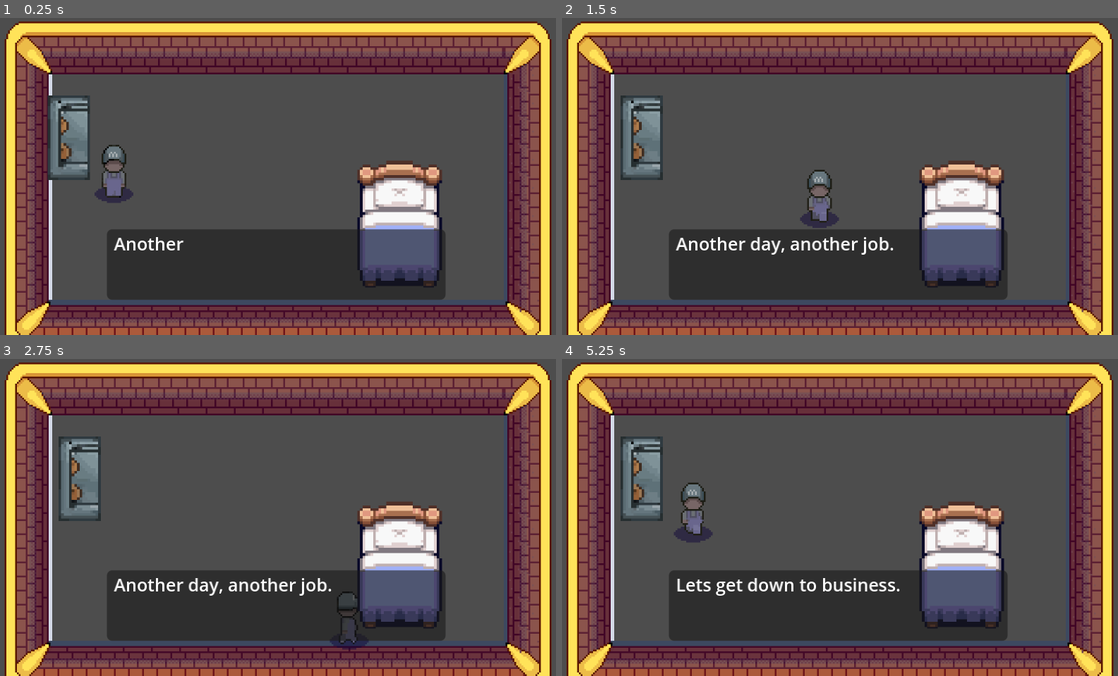
Above: before the commit, frames 1-4 (two rows, left to right).
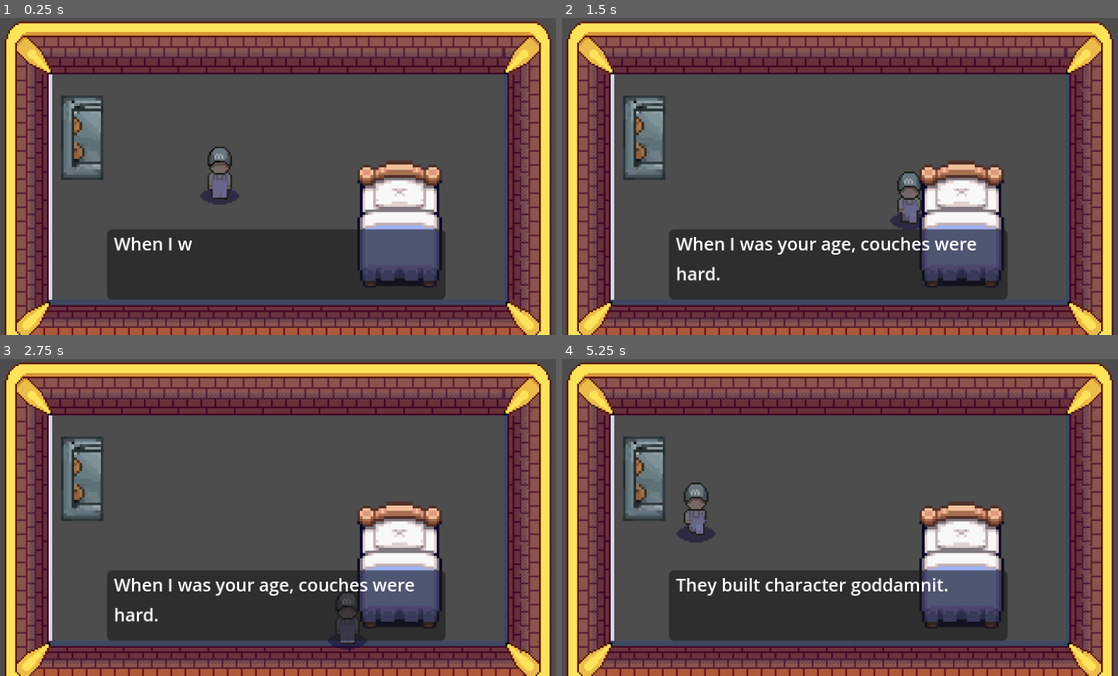
Above: after the commit, the same moments.

Repository: jeanRosa17/project-move-out
Game: Godot game, scene res://Levels/Empty TopDownRoom.tscn
Two runs of this game, one before a commit and one after it. Both use one fixed random seed, a clock stepped at 60 frames per second and the inputs below.
Inputs (mouse positions are in pixels of both pictures, inside the frame that each line leads up to):
- Up to frame 1 (0.25 s): no input
- Up to frame 2 (1.5 s): move the mouse to (962, 160) at 0.52 s; hold Right (MoveRight) 0.53-1.28 s; click (962, 160) at 0.6 s; move the mouse to (728, 192) at 1.27 s; hold S (MoveDown) from 1.28 s (still down); tap Shift (Push-Pull) at 1.35 s
- Up to frame 3 (2.75 s): move the mouse to (333, 447) at 2.02 s; release S (MoveDown) at 2.03 s; hold Right (MoveRight) from 2.03 s (still down); right-click (333, 447) at 2.1 s
- Up to frame 4 (5.25 s): move the mouse to (812, 580) at 2.77 s; release Right (MoveRight) at 2.78 s; hold W (MoveUp) 2.78-3.53 s; click (812, 580) at 2.85 s; move the mouse to (1006, 565) at 3.52 s; hold Shift (Push-Pull) 3.53-4.28 s; hold Left (MoveLeft) 3.53-5.03 s; move the mouse to (673, 469) at 4.27 s; right-click (673, 469) at 4.35 s; move the mouse to (867, 517) at 5.02 s; hold S (MoveDown) from 5.03 s (still down); click (867, 517) at 5.1 s

The runs differ from the first frame. In frame 1, 3.5% of the frame differs, in the area x 8-44%, y 24-74%; in frame 2, 3.4%; in frame 3, 2.3%; in frame 4, 2.3%.
Error after the commit: Assertion failed: Current line is empty. (res://Levels/Dialogue.gd:73)

Commit message:
Added the DialogueTag resource
* Removed the old Animated Sprite2d

Diff:
--- a/Levels/Dialogue.gd
+++ b/Levels/Dialogue.gd
@@ -1,10 +1,11 @@
-class_name Dialogue
+class_name DialogueManager
 extends Label
 
 ## File path to the Dialogue script
 @export var dialogueScriptPath: StringName = "res://Narrative/SampleText.txt"
+var dialogueTag: StringName = "couch" ## The tag of text within the dialogueScript
+
 var dialogueScript: String ## The file contents of the dialogueScriptPath
-var dialogueTag: StringName = "start" ## The tag of text within the dialogueScript
 var lineCounter: int = 0 ## the current line within the dialogue tag
 var charCounter: int ## the current character within the current line
 var timer: Timer ## timer for typewriting effect
@@ -18,6 +19,7 @@
 	";" : 0.25,
 	":" : 0.25
 }
+
 @warning_ignore("untyped_declaration")
 var jumpToTag = null
 var quitting: bool = false
@@ -35,6 +37,16 @@
 		Exception.new("Given Dialogue Script does not exist")
 	else:
 		self.startDialogue()
+
+## Sets the dialogue tag and script to the one given in the dTag. It then
+## starts the DialogueManager using those
+func setDialogueTo(dTag:DialogueTag) -> void:
+	if (dTag == null):
+		Exception.new("dTag is set to null.")
+
+	self.dialogueScriptPath = dTag.dialogueScriptPath
+	self.dialogueTag = dTag.dialogueTag
+	self.startDialogue()
 
 #region Dialogue Controls (Start, Restart, )
 ## Begins the dialogue sequence
--- a/Levels/Empty TopDownRoom.tscn
+++ b/Levels/Empty TopDownRoom.tscn
@@ -28,15 +28,15 @@
 tile_map_data = PackedByteArray("AAArABIABQACAAIAAAArABQABQACAAIAAAArABUABQACAAIAAAAzAAkABQACAAIAAAAAAAAABQAAAAAAAAACAA …(816 unchanged characters)…
 tile_set = ExtResource("1_guw12")
 
-[node name="CanvasLayer" type="CanvasLayer" parent="."]
-layer = 3
-follow_viewport_enabled = true
-
-[node name="Sketch" type="Sprite2D" parent="CanvasLayer"]
+[node name="Sketch" type="Sprite2D" parent="."]
 visible = false
 position = Vector2(147.75, 125)
 scale = Vector2(0.5, 0.5)
 texture = ExtResource("2_euv87")
+
+[node name="CanvasLayer" type="CanvasLayer" parent="."]
+layer = 3
+follow_viewport_enabled = true
 
 [node name="Panel" type="Panel" parent="CanvasLayer"]
 offset_left = 63.0
@@ -64,12 +64,12 @@
 layout_mode = 2
 size_flags_horizontal = 4
 theme = SubResource("Theme_iqcmb")
-text = "	Hmm what's that?"
+text = "wFIEE SJ"
 autowrap_mode = 2
 script = ExtResource("3_fqnor")
 
 [node name="Player" parent="." instance=ExtResource("4_p3iwt")]
-position = Vector2(67, 87)
+position = Vector2(127, 88)
 safe_margin = 1.159
 
 [node name="Camera2D" parent="Player" index="6"]
--- a/Objects/Scripts/Furniture.gd
+++ b/Objects/Scripts/Furniture.gd
@@ -9,6 +9,7 @@
 var isLifting: bool = false
 
 @export var liftPosition:Vector2
+@export var dialogueTag:DialogueTag
 
 func _process(_delta: float) -> void:
 	self.move_and_collide(self.velocity * _delta)
--- a/Player/Player.tscn
+++ b/Player/Player.tscn
@@ -1,7 +1,6 @@
-[gd_scene load_steps=225 format=3 uid="uid://d0yd01mkkwtji"]
+[gd_scene load_steps=145 format=3 uid="uid://d0yd01mkkwtji"]
 
 [ext_resource type="Script" uid="uid://0slq88tkfqsi" path="res://Player/Controller.gd" id="1_ddoul"]
-[ext_resource type="Texture2D" uid="uid://dkh22y1hno0y0" path="res://Assets/Temp Character Spritesheet.png" id="1_tok1r"]
 [ext_resource type="Texture2D" uid="uid://cfrvyuj3bknc0" path="res://Assets/Player_Sprite/idle.png" id="2_7uipr"]
 [ext_resource type="Texture2D" uid="uid://bnmcqih2l4enf" path="res://Assets/Player_Sprite/mover_lift_front.png" id="2_8sa4y"]
 [ext_resource type="Texture2D" uid="uid://cqguipmcnrdn1" path="res://Assets/Shadow.png" id="2_yifbt"]
@@ -956,687 +955,6 @@
 "speed": 10.0
 }]
 
-[sub_resource type="AtlasTexture" id="AtlasTexture_8g4oa"]
-atlas = ExtResource("1_tok1r")
-region = Rect2(0, 0, 36, 36)
-
-[sub_resource type="AtlasTexture" id="AtlasTexture_6ysni"]
-atlas = ExtResource("1_tok1r")
-region = Rect2(36, 0, 36, 36)
-
-[sub_resource type="AtlasTexture" id="AtlasTexture_vlldt"]
-atlas = ExtResource("1_tok1r")
-region = Rect2(72, 0, 36, 36)
-
-[sub_resource type="AtlasTexture" id="AtlasTexture_s1rgi"]
-atlas = ExtResource("1_tok1r")
-region = Rect2(108, 0, 36, 36)
-
-[sub_resource type="AtlasTexture" id="AtlasTexture_j23h2"]
-atlas = ExtResource("1_tok1r")
-region = Rect2(0, 36, 36, 36)
-
-[sub_resource type="AtlasTexture" id="AtlasTexture_0j2ni"]
-atlas = ExtResource("1_tok1r")
-region = Rect2(36, 36, 36, 36)
-
-[sub_resource type="AtlasTexture" id="AtlasTexture_v0k0e"]
-atlas = ExtResource("1_tok1r")
-region = Rect2(72, 36, 36, 36)
-
-[sub_resource type="AtlasTexture" id="AtlasTexture_5wa8t"]
-atlas = ExtResource("1_tok1r")
-region = Rect2(108, 36, 36, 36)
-
-[sub_resource type="AtlasTexture" id="AtlasTexture_p7tob"]
-atlas = ExtResource("1_tok1r")
-region = Rect2(0, 72, 36, 36)
-
-[sub_resource type="AtlasTexture" id="AtlasTexture_dm7nj"]
-atlas = ExtResource("1_tok1r")
-region = Rect2(36, 72, 36, 36)
-
-[sub_resource type="AtlasTexture" id="AtlasTexture_3mea3"]
-atlas = ExtResource("1_tok1r")
-region = Rect2(72, 72, 36, 36)
-
-[sub_resource type="AtlasTexture" id="AtlasTexture_7v5gs"]
-atlas = ExtResource("1_tok1r")
-region = Rect2(108, 72, 36, 36)
-
-[sub_resource type="AtlasTexture" id="AtlasTexture_roy6y"]
-atlas = ExtResource("1_tok1r")
-region = Rect2(144, 216, 36, 36)
-
-[sub_resource type="AtlasTexture" id="AtlasTexture_s0mko"]
-atlas = ExtResource("1_tok1r")
-region = Rect2(144, 252, 36, 36)
-
-[sub_resource type="AtlasTexture" id="AtlasTexture_bgaaw"]
-atlas = ExtResource("1_tok1r")
-region = Rect2(144, 288, 36, 36)
-
-[sub_resource type="AtlasTexture" id="AtlasTexture_8sa4y"]
-atlas = ExtResource("1_tok1r")
-region = Rect2(0, 216, 36, 36)
-
-[sub_resource type="AtlasTexture" id="AtlasTexture_3nb2p"]
-atlas = ExtResource("1_tok1r")
-region = Rect2(36, 216, 36, 36)
-
-[sub_resource type="AtlasTexture" id="AtlasTexture_d7xyo"]
-atlas = ExtResource("1_tok1r")
-region = Rect2(72, 216, 36, 36)
-
-[sub_resource type="AtlasTexture" id="AtlasTexture_evw08"]
-atlas = ExtResource("1_tok1r")
-region = Rect2(108, 216, 36, 36)
-
-[sub_resource type="AtlasTexture" id="AtlasTexture_u5tep"]
-atlas = ExtResource("1_tok1r")
-region = Rect2(0, 252, 36, 36)
-
-[sub_resource type="AtlasTexture" id="AtlasTexture_ps8ct"]
-atlas = ExtResource("1_tok1r")
-region = Rect2(36, 252, 36, 36)
-
-[sub_resource type="AtlasTexture" id="AtlasTexture_7uipr"]
-atlas = ExtResource("1_tok1r")
-region = Rect2(72, 252, 36, 36)
-
-[sub_resource type="AtlasTexture" id="AtlasTexture_yifbt"]
-atlas = ExtResource("1_tok1r")
-region = Rect2(108, 252, 36, 36)
-
-[sub_resource type="AtlasTexture" id="AtlasTexture_hqjia"]
-atlas = ExtResource("1_tok1r")
-region = Rect2(0, 288, 36, 36)
-
-[sub_resource type="AtlasTexture" id="AtlasTexture_x70vp"]
-atlas = ExtResource("1_tok1r")
-region = Rect2(36, 288, 36, 36)
-
-[sub_resource type="AtlasTexture" id="AtlasTexture_wo5nf"]
-atlas = ExtResource("1_tok1r")
-region = Rect2(72, 288, 36, 36)
-
-[sub_resource type="AtlasTexture" id="AtlasTexture_croik"]
-atlas = ExtResource("1_tok1r")
-region = Rect2(108, 288, 36, 36)
-
-[sub_resource type="AtlasTexture" id="AtlasTexture_gv3fu"]
-atlas = ExtResource("1_tok1r")
-region = Rect2(0, 108, 36, 36)
-
-[sub_resource type="AtlasTexture" id="AtlasTexture_xu7fl"]
-atlas = ExtResource("1_tok1r")
-region = Rect2(36, 108, 36, 36)
-
-[sub_resource type="AtlasTexture" id="AtlasTexture_78fhc"]
-atlas = ExtResource("1_tok1r")
-region = Rect2(72, 108, 36, 36)
-
-[sub_resource type="AtlasTexture" id="AtlasTexture_4n5ed"]
-atlas = ExtResource("1_tok1r")
-region = Rect2(108, 108, 36, 36)
-
-[sub_resource type="AtlasTexture" id="AtlasTexture_yf47d"]
-atlas = ExtResource("1_tok1r")
-region = Rect2(144, 108, 36, 36)
-
-[sub_resource type="AtlasTexture" id="AtlasTexture_jvfa1"]
-atlas = ExtResource("1_tok1r")
-region = Rect2(180, 108, 36, 36)
-
-[sub_resource type="AtlasTexture" id="AtlasTexture_ib3vm"]
-atlas = ExtResource("1_tok1r")
-region = Rect2(0, 144, 36, 36)
-
-[sub_resource type="AtlasTexture" id="AtlasTexture_vtj8b"]
-atlas = ExtResource("1_tok1r")
-region = Rect2(36, 144, 36, 36)
-
-[sub_resource type="AtlasTexture" id="AtlasTexture_rqaa0"]
-atlas = ExtResource("1_tok1r")
-region = Rect2(72, 144, 36, 36)
-
-[sub_resource type="AtlasTexture" id="AtlasTexture_o1b5h"]
-atlas = ExtResource("1_tok1r")
-region = Rect2(108, 144, 36, 36)
-
-[sub_resource type="AtlasTexture" id="AtlasTexture_7w4lt"]
-atlas = ExtResource("1_tok1r")
-region = Rect2(144, 144, 36, 36)
-
-[sub_resource type="AtlasTexture" id="AtlasTexture_ww5s2"]
-atlas = ExtResource("1_tok1r")
-region = Rect2(180, 144, 36, 36)
-
-[sub_resource type="AtlasTexture" id="AtlasTexture_xw4su"]
-atlas = ExtResource("1_tok1r")
-region = Rect2(0, 180, 36, 36)
-
-[sub_resource type="AtlasTexture" id="AtlasTexture_x2ho1"]
-atlas = ExtResource("1_tok1r")
-region = Rect2(36, 180, 36, 36)
-
-[sub_resource type="AtlasTexture" id="AtlasTexture_eennk"]
-atlas = ExtResource("1_tok1r")
-region = Rect2(72, 180, 36, 36)
-
-[sub_resource type="AtlasTexture" id="AtlasTexture_yyr8h"]
-atlas = ExtResource("1_tok1r")
-region = Rect2(108, 180, 36, 36)
-
-[sub_resource type="AtlasTexture" id="AtlasTexture_i325y"]
-atlas = ExtResource("1_tok1r")
-region = Rect2(144, 180, 36, 36)
-
-[sub_resource type="AtlasTexture" id="AtlasTexture_eu7rt"]
-atlas = ExtResource("1_tok1r")
-region = Rect2(180, 180, 36, 36)
-
-[sub_resource type="AtlasTexture" id="AtlasTexture_nm06d"]
-atlas = ExtResource("1_tok1r")
-region = Rect2(0, 324, 36, 36)
-
-[sub_resource type="AtlasTexture" id="AtlasTexture_vhfjx"]
-atlas = ExtResource("1_tok1r")
-region = Rect2(36, 324, 36, 36)
-
-[sub_resource type="AtlasTexture" id="AtlasTexture_kveqs"]
-atlas = ExtResource("1_tok1r")
-region = Rect2(72, 324, 36, 36)
-
-[sub_resource type="AtlasTexture" id="AtlasTexture_d3djb"]
-atlas = ExtResource("1_tok1r")
-region = Rect2(108, 324, 36, 36)
-
-[sub_resource type="AtlasTexture" id="AtlasTexture_lre2g"]
-atlas = ExtResource("1_tok1r")
-region = Rect2(144, 324, 36, 36)
-
-[sub_resource type="AtlasTexture" id="AtlasTexture_1a3po"]
-atlas = ExtResource("1_tok1r")
-region = Rect2(180, 324, 36, 36)
-
-[sub_resource type="AtlasTexture" id="AtlasTexture_r04tr"]
-atlas = ExtResource("1_tok1r")
-region = Rect2(0, 360, 36, 36)
-
-[sub_resource type="AtlasTexture" id="AtlasTexture_vuo2u"]
-atlas = ExtResource("1_tok1r")
-region = Rect2(36, 360, 36, 36)
-
-[sub_resource type="AtlasTexture" id="AtlasTexture_8agqw"]
-atlas = ExtResource("1_tok1r")
-region = Rect2(72, 360, 36, 36)
-
-[sub_resource type="AtlasTexture" id="AtlasTexture_ustk3"]
-atlas = ExtResource("1_tok1r")
-region = Rect2(108, 360, 36, 36)
-
-[sub_resource type="AtlasTexture" id="AtlasTexture_1ylbe"]
-atlas = ExtResource("1_tok1r")
-region = Rect2(144, 360, 36, 36)
-
-[sub_resource type="AtlasTexture" id="AtlasTexture_sqgfh"]
-atlas = ExtResource("1_tok1r")
-region = Rect2(180, 360, 36, 36)
-
-[sub_resource type="AtlasTexture" id="AtlasTexture_e03cv"]
-atlas = ExtResource("1_tok1r")
-region = Rect2(0, 396, 36, 36)
-
-[sub_resource type="AtlasTexture" id="AtlasTexture_xehjw"]
-atlas = ExtResource("1_tok1r")
-region = Rect2(36, 396, 36, 36)
-
-[sub_resource type="AtlasTexture" id="AtlasTexture_27xwf"]
-atlas = ExtResource("1_tok1r")
-region = Rect2(72, 396, 36, 36)
-
-[sub_resource type="AtlasTexture" id="AtlasTexture_808i2"]
-atlas = ExtResource("1_tok1r")
-region = Rect2(108, 396, 36, 36)
-
-[sub_resource type="AtlasTexture" id="AtlasTexture_kde38"]
-atlas = ExtResource("1_tok1r")
-region = Rect2(144, 396, 36, 36)
-
-[sub_resource type="AtlasTexture" id="AtlasTexture_fam5e"]
-atlas = ExtResource("1_tok1r")
-region = Rect2(180, 396, 36, 36)
-
-[sub_resource type="AtlasTexture" id="AtlasTexture_8cyal"]
-atlas = ExtResource("1_tok1r")
-region = Rect2(72, 432, 36, 36)
-
-[sub_resource type="AtlasTexture" id="AtlasTexture_d4hlt"]
-atlas = ExtResource("1_tok1r")
-region = Rect2(108, 432, 36, 36)
-
-[sub_resource type="AtlasTexture" id="AtlasTexture_7wef8"]
-atlas = ExtResource("1_tok1r")
-region = Rect2(72, 468, 36, 36)
-
-[sub_resource type="AtlasTexture" id="AtlasTexture_kb1oy"]
-atlas = ExtResource("1_tok1r")
-region = Rect2(108, 468, 36, 36)
-
-[sub_resource type="AtlasTexture" id="AtlasTexture_gr648"]
-atlas = ExtResource("1_tok1r")
-region = Rect2(72, 504, 36, 36)
-
-[sub_resource type="AtlasTexture" id="AtlasTexture_efsdk"]
-atlas = ExtResource("1_tok1r")
-region = Rect2(108, 504, 36, 36)
-
-[sub_resource type="AtlasTexture" id="AtlasTexture_4ufoc"]
-atlas = ExtResource("1_tok1r")
-region = Rect2(0, 432, 36, 36)
-
-[sub_resource type="AtlasTexture" id="AtlasTexture_4wb44"]
-atlas = ExtResource("1_tok1r")
-region = Rect2(36, 432, 36, 36)
-
-[sub_resource type="AtlasTexture" id="AtlasTexture_7wdt0"]
-atlas = ExtResource("1_tok1r")
-region = Rect2(144, 432, 36, 36)
-
-[sub_resource type="AtlasTexture" id="AtlasTexture_wqhi1"]
-atlas = ExtResource("1_tok1r")
-region = Rect2(0, 468, 36, 36)
-
-[sub_resource type="AtlasTexture" id="AtlasTexture_gjbnu"]
-atlas = ExtResource("1_tok1r")
-region = Rect2(36, 468, 36, 36)
-
-[sub_resource type="AtlasTexture" id="AtlasTexture_3e2x5"]
-atlas = ExtResource("1_tok1r")
-region = Rect2(144, 468, 36, 36)
-
-[sub_resource type="AtlasTexture" id="AtlasTexture_00hy0"]
-atlas = ExtResource("1_tok1r")
-region = Rect2(0, 504, 36, 36)
-
-[sub_resource type="AtlasTexture" id="AtlasTexture_lr4jq"]
-atlas = ExtResource("1_tok1r")
-region = Rect2(36, 504, 36, 36)
-
-[sub_resource type="AtlasTexture" id="AtlasTexture_e2bo2"]
-atlas = ExtResource("1_tok1r")
-region = Rect2(144, 504, 36, 36)
-
-[sub_resource type="SpriteFrames" id="SpriteFrames_78fhc"]
-animations = [{
-"frames": [{
-"duration": 1.0,
-"texture": SubResource("AtlasTexture_8g4oa")
-}, {
-"duration": 1.0,
-"texture": SubResource("AtlasTexture_6ysni")
-}, {
-"duration": 1.0,
-"texture": SubResource("AtlasTexture_vlldt")
-}, {
-"duration": 1.0,
-"texture": SubResource("AtlasTexture_s1rgi")
-}],
-"loop": true,
-"name": &"idle down",
-"speed": 8.0
-}, {
-"frames": [{
-"duration": 1.0,
-"texture": SubResource("AtlasTexture_j23h2")
-}, {
-"duration": 1.0,
-"texture": SubResource("AtlasTexture_0j2ni")
-}, {
-"duration": 1.0,
-"texture": SubResource("AtlasTexture_v0k0e")
-}, {
-"duration": 1.0,
-"texture": SubResource("AtlasTexture_5wa8t")
-}],
-"loop": true,
-"name": &"idle side",
-"speed": 8.0
-}, {
-"frames": [{
-"duration": 1.0,
-"texture": SubResource("AtlasTexture_p7tob")
-}, {
-"duration": 1.0,
-"texture": SubResource("AtlasTexture_dm7nj")
-}, {
-"duration": 1.0,
-"texture": SubResource("AtlasTexture_3mea3")
-}, {
-"duration": 1.0,
-"texture": SubResource("AtlasTexture_7v5gs")
-}],
-"loop": true,
-"name": &"idle up",
-"speed": 8.0
-}, {
-"frames": [{
-"duration": 1.0,
-"texture": SubResource("AtlasTexture_roy6y")
-}],
-"loop": true,
-"name": &"idlelift down",
-"speed": 5.0
-}, {
-"frames": [{
-"duration": 1.0,
-"texture": SubResource("AtlasTexture_s0mko")
-}],
-"loop": true,
-"name": &"idlelift side",
-"speed": 5.0
-}, {
-"frames": [{
-"duration": 1.0,
-"texture": SubResource("AtlasTexture_bgaaw")
-}],
-"loop": true,
-"name": &"idlelift up",
-"speed": 5.0
-}, {
-"frames": [{
-"duration": 1.0,
-"texture": SubResource("AtlasTexture_8sa4y")
-}, {
-"duration": 1.0,
-"texture": SubResource("AtlasTexture_3nb2p")
-}, {
-"duration": 1.0,
-"texture": SubResource("AtlasTexture_d7xyo")
-}, {
-"duration": 1.0,
-"texture": SubResource("AtlasTexture_evw08")
-}, {
-"duration": 1.0,
-"texture": SubResource("AtlasTexture_roy6y")
-}],
-"loop": false,
-"name": &"lift down",
-"speed": 6.0
-}, {
-"frames": [{
-"duration": 1.0,
-"texture": SubResource("AtlasTexture_u5tep")
-}, {
-"duration": 1.0,
-"texture": SubResource("AtlasTexture_ps8ct")
-}, {
-"duration": 1.0,
-"texture": SubResource("AtlasTexture_7uipr")
-}, {
-"duration": 1.0,
-"texture": SubResource("AtlasTexture_yifbt")
-}, {
-"duration": 1.0,
-"texture": SubResource("AtlasTexture_s0mko")
-}],
-"loop": false,
-"name": &"lift side",
-"speed": 7.0
-}, {
-"frames": [{
-"duration": 1.0,
-"texture": SubResource("AtlasTexture_hqjia")
-}, {
-"duration": 1.0,
-"texture": SubResource("AtlasTexture_x70vp")
-}, {
-"duration": 1.0,
-"texture": SubResource("AtlasTexture_wo5nf")
-}, {
-"duration": 1.0,
-"texture": SubResource("AtlasTexture_croik")
-}, {
-"duration": 1.0,
-"texture": SubResource("AtlasTexture_bgaaw")
-}],
-"loop": false,
-"name": &"lift up",
-"speed": 6.0
-}, {
-"frames": [{
-"duration": 1.0,
-"texture": SubResource("AtlasTexture_gv3fu")
-}, {
-"duration": 1.0,
-"texture": SubResource("AtlasTexture_xu7fl")
-}, {
-"duration": 1.0,
-"texture": SubResource("AtlasTexture_78fhc")
-}, {
-"duration": 1.0,
-"texture": SubResource("AtlasTexture_4n5ed")
-}, {
-"duration": 1.0,
-"texture": SubResource("AtlasTexture_yf47d")
-}, {
-"duration": 1.0,
-"texture": SubResource("AtlasTexture_jvfa1")
-}],
-"loop": true,
-"name": &"move down",
-"speed": 12.0
-}, {
-"frames": [{
-"duration": 1.0,
-"texture": SubResource("AtlasTexture_ib3vm")
-}, {
-"duration": 1.0,
-"texture": SubResource("AtlasTexture_vtj8b")
-}, {
-"duration": 1.0,
-"texture": SubResource("AtlasTexture_rqaa0")
-}, {
-"duration": 1.0,
-"texture": SubResource("AtlasTexture_o1b5h")
-}, {
-"duration": 1.0,
-"texture": SubResource("AtlasTexture_7w4lt")
-}, {
-"duration": 1.0,
-"texture": SubResource("AtlasTexture_ww5s2")
-}],
-"loop": true,
-"name": &"move side",
-"speed": 12.0
-}, {
-"frames": [{
-"duration": 1.0,
-"texture": SubResource("AtlasTexture_xw4su")
-}, {
-"duration": 1.0,
-"texture": SubResource("AtlasTexture_x2ho1")
-}, {
-"duration": 1.0,
-"texture": SubResource("AtlasTexture_eennk")
-}, {
-"duration": 1.0,
-"texture": SubResource("AtlasTexture_yyr8h")
-}, {
-"duration": 1.0,
-"texture": SubResource("AtlasTexture_i325y")
-}, {
-"duration": 1.0,
-"texture": SubResource("AtlasTexture_eu7rt")
-}],
-"loop": true,
-"name": &"move up",
-"speed": 12.0
-}, {
-"frames": [{
-"duration": 1.0,
-"texture": SubResource("AtlasTexture_nm06d")
-}, {
-"duration": 1.0,
-"texture": SubResource("AtlasTexture_vhfjx")
-}, {
-"duration": 1.0,
-"texture": SubResource("AtlasTexture_kveqs")
-}, {
-"duration": 1.0,
-"texture": SubResource("AtlasTexture_d3djb")
-}, {
-"duration": 1.0,
-"texture": SubResource("AtlasTexture_lre2g")
-}, {
-"duration": 1.0,
-"texture": SubResource("AtlasTexture_1a3po")
-}],
-"loop": true,
-"name": &"movelift down",
-"speed": 10.0
-}, {
-"frames": [{
-"duration": 1.0,
-"texture": SubResource("AtlasTexture_r04tr")
-}, {
-"duration": 1.0,
-"texture": SubResource("AtlasTexture_vuo2u")
-}, {
-"duration": 1.0,
-"texture": SubResource("AtlasTexture_8agqw")
-}, {
-"duration": 1.0,
-"texture": SubResource("AtlasTexture_ustk3")
-}, {
-"duration": 1.0,
-"texture": SubResource("AtlasTexture_1ylbe")
-}, {
-"duration": 1.0,
-"texture": SubResource("AtlasTexture_sqgfh")
-}],
-"loop": true,
-"name": &"movelift side",
-"speed": 10.0
-}, {
-"frames": [{
-"duration": 1.0,
-"texture": SubResource("AtlasTexture_e03cv")
-}, {
-"duration": 1.0,
-"texture": SubResource("AtlasTexture_xehjw")
-}, {
-"duration": 1.0,
-"texture": SubResource("AtlasTexture_27xwf")
-}, {
-"duration": 1.0,
-"texture": SubResource("AtlasTexture_808i2")
-}, {
-"duration": 1.0,
-"texture": SubResource("AtlasTexture_kde38")
-}, {
-"duration": 1.0,
-"texture": SubResource("AtlasTexture_fam5e")
-}],
-"loop": true,
-"name": &"movelift up",
-"speed": 10.0
-}, {
-"frames": [{
-"duration": 1.0,
-"texture": SubResource("AtlasTexture_8cyal")
-}, {
-"duration": 1.0,
-"texture": SubResource("AtlasTexture_d4hlt")
-}],
-"loop": true,
-"name": &"push down",
-"speed": 5.0
-}, {
-"frames": [{
-"duration": 1.0,
-"texture": SubResource("AtlasTexture_7wef8")
-}, {
-"duration": 1.0,
-"texture": SubResource("AtlasTexture_kb1oy")
-}],
-"loop": true,
-"name": &"push side",
-"speed": 5.0
-}, {
-"frames": [{
-"duration": 1.0,
-"texture": SubResource("AtlasTexture_gr648")
-}, {
-"duration": 1.0,
-"texture": SubResource("AtlasTexture_efsdk")
-}],
-"loop": true,
-"name": &"push up",
-"speed": 5.0
-}, {
-"frames": [{
-"duration": 1.0,
-"texture": SubResource("AtlasTexture_4ufoc")
-}, {
-"duration": 1.0,
-"texture": SubResource("AtlasTexture_4wb44")
-}, {
-"duration": 1.0,
-"texture": SubResource("AtlasTexture_8cyal")
-}, {
-"duration": 1.0,
-"texture": SubResource("AtlasTexture_d4hlt")
-}, {
-"duration": 1.0,
-"texture": SubResource("AtlasTexture_7wdt0")
-}],
-"loop": false,
-"name": &"throw down",
-"speed": 10.0
-}, {
-"frames": [{
-"duration": 1.0,
-"texture": SubResource("AtlasTexture_wqhi1")
-}, {
-"duration": 1.0,
-"texture": SubResource("AtlasTexture_gjbnu")
-}, {
-"duration": 1.0,
-"texture": SubResource("AtlasTexture_7wef8")
-}, {
-"duration": 1.0,
-"texture": SubResource("AtlasTexture_kb1oy")
-}, {
-"duration": 1.0,
-"texture": SubResource("AtlasTexture_3e2x5")
-}],
-"loop": false,
-"name": &"throw side",
-"speed": 10.0
-}, {
-"frames": [{
-"duration": 1.0,
-"texture": SubResource("AtlasTexture_00hy0")
-}, {
-"duration": 1.0,
-"texture": SubResource("AtlasTexture_lr4jq")
-}, {
-"duration": 1.0,
-"texture": SubResource("AtlasTexture_gr648")
-}, {
-"duration": 1.0,
-"texture": SubResource("AtlasTexture_efsdk")
-}, {
-"duration": 1.0,
-"texture": SubResource("AtlasTexture_e2bo2")
-}],
-"loop": false,
-"name": &"throw up",
-"speed": 10.0
-}]
-
 [sub_resource type="RectangleShape2D" id="RectangleShape2D_s1rgi"]
 size = Vector2(16, 16)
 
@@ -1657,12 +975,6 @@
 [node name="NewAnimatedSprite2D" type="AnimatedSprite2D" parent="."]
 sprite_frames = SubResource("SpriteFrames_dter7")
 animation = &"throw up"
-autoplay = "idle down"
-
-[node name="AnimatedSprite2D" type="AnimatedSprite2D" parent="."]
-visible = false
-sprite_frames = SubResource("SpriteFrames_78fhc")
-animation = &"idle down"
 autoplay = "idle down"
 
 [node name="Area2D" type="Area2D" parent="."]
--- /dev/null
+++ b/Scripts/Resources/DialogueTag.gd
@@ -0,0 +1,9 @@
+## A class containing variables for platformer physics. This class contains values for ground movement,
+## jumping, gravity, coyoteTime, jumpSustain.
+class_name DialogueTag
+extends Resource
+
+## File path to the Dialogue script
+@export var dialogueScriptPath: StringName = "res://Narrative/SampleText.txt"
+## The tag of text within the dialogueScript
+@export var dialogueTag: StringName = "start"
Not shown: 1 places in Levels/Empty TopDownRoom.tscn that only renumber resources
Not shown: 1 places in Levels/Scenes/Tutorial/Tutorial_Lobby.tscn that only renumber resources
Not shown, changed: Narrative/SampleText.txt
Not shown, added: Scripts/Resources/DialogueTag.gd.uid
